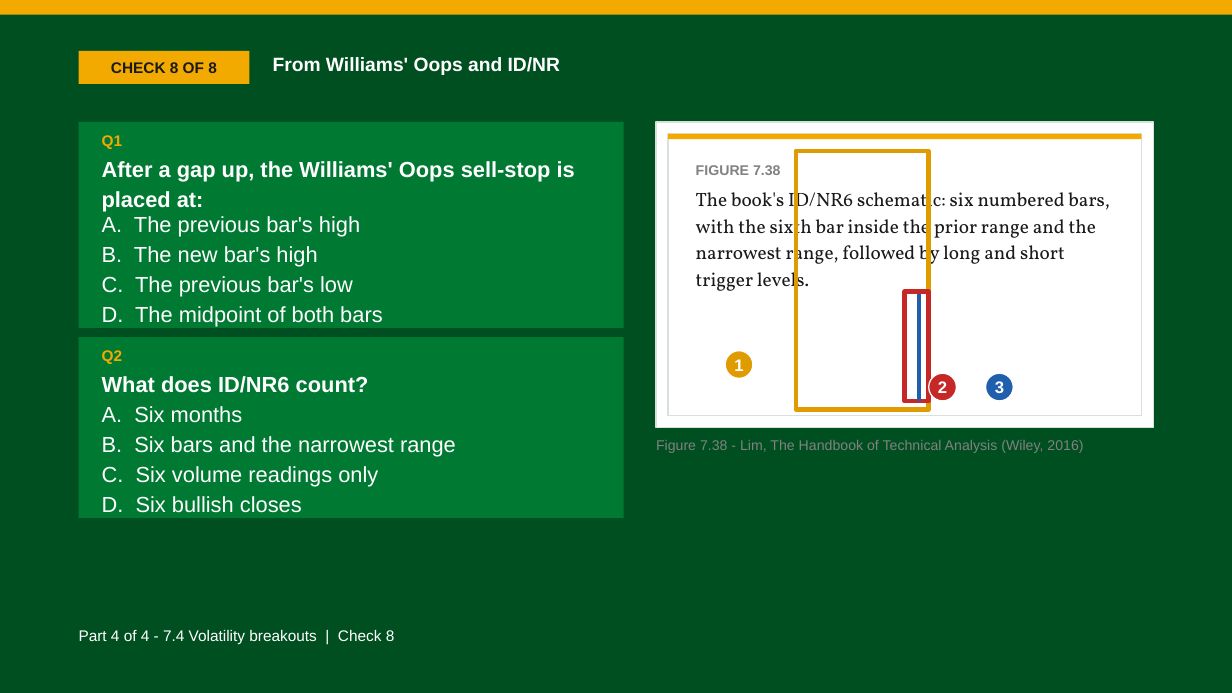
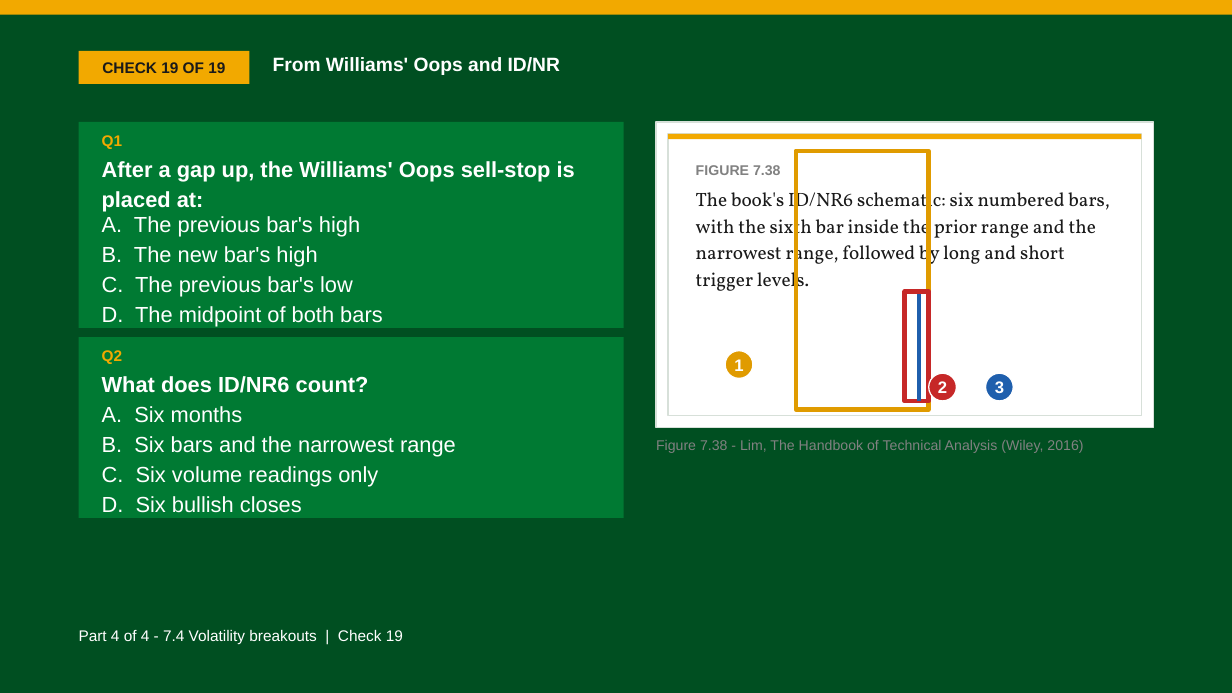
Before and after one commit to benjiesotelo-sudo/Telos_FIN1209, a slide deck: slide 114 of chapter-07/FIN1209-Chapter-07.pptx (slide 56 before the commit). Drawn at 1232x693 pixels with LibreOffice and Linux fonts; fonts in the diff are those of the drawing. Boxes give left, top, right and bottom in pixels: in the first picture for what was removed or moved away, otherwise in the second. Text is boxed around its words. In the diff, an @@ line names an element or a change of style, - is before the commit and + after.

```diff
--- a/chapter-07/FIN1209-Chapter-07.pptx
+++ b/chapter-07/FIN1209-Chapter-07.pptx
@@ text in rectangle at (102, 62, 225, 73): text changed @@
-CHECK 8 OF 8
+CHECK 19 OF 19
@@ text at (79, 630, 403, 645): text changed @@
-Part 4 of 4 - 7.4 Volatility breakouts | Check 8
+Part 4 of 4 - 7.4 Volatility breakouts | Check 19
```
Also in this commit, not shown: 25 other slides changed, 60 slides added, 2 slides removed, 2 other files.
